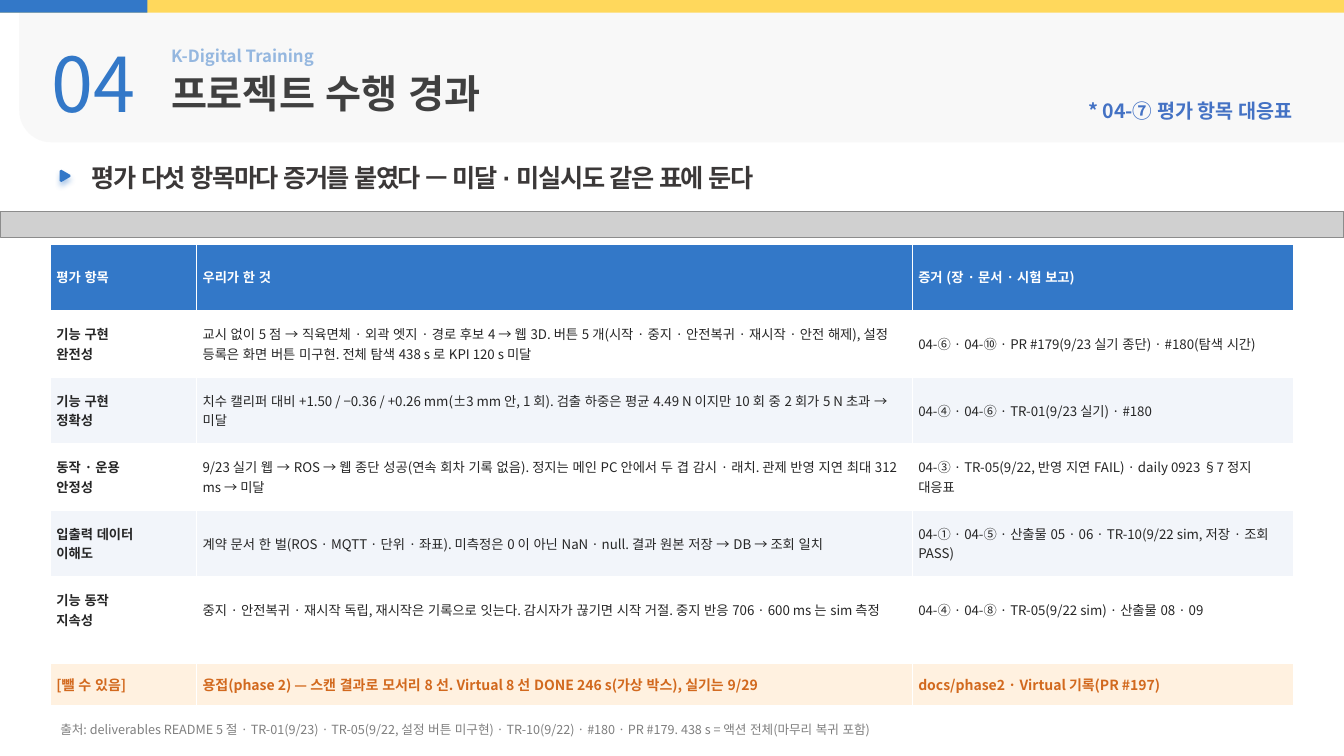
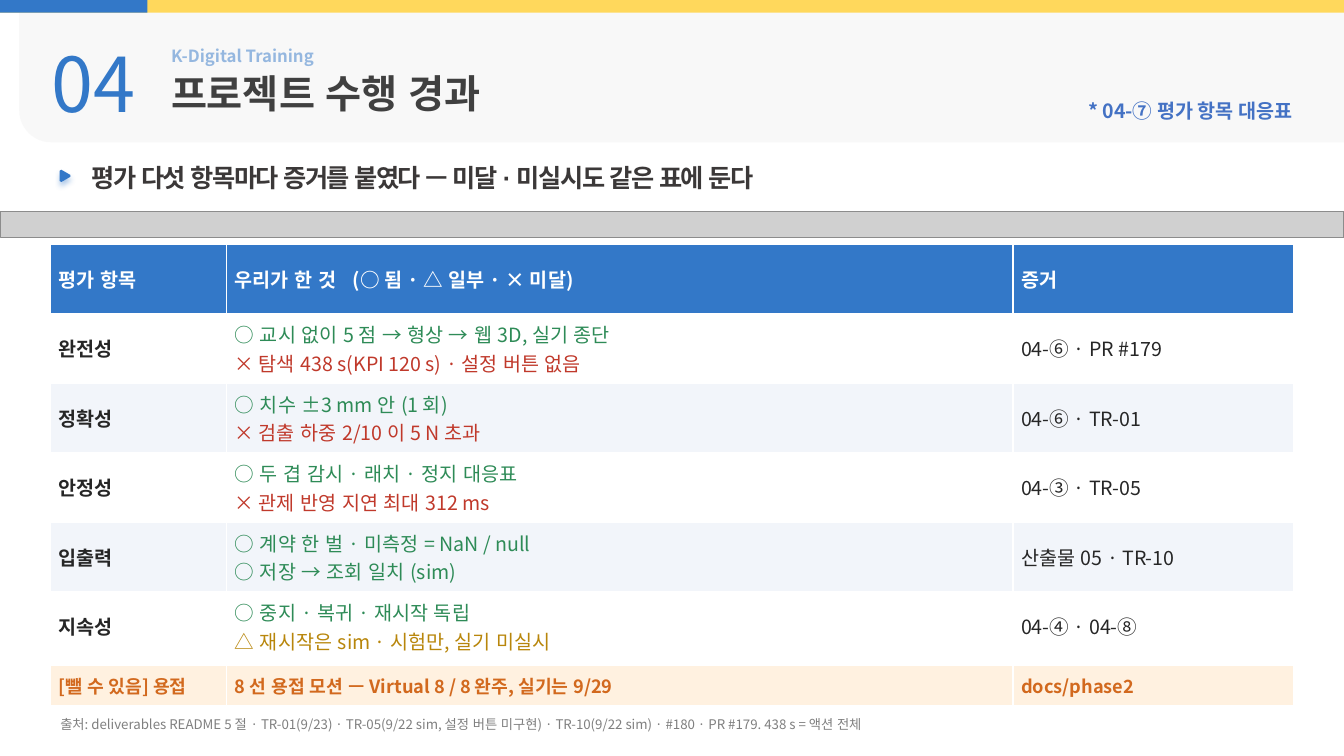
Before and after one commit to yujh5537/rokey_cobot1_Weld-Made, a slide deck: slide 14 of docs/presentation/slides-byeonghu.pptx. Drawn at 1344x756 pixels with LibreOffice and Linux fonts; fonts in the diff are those of the drawing; grey boxes stand for pictures; background and template pictures are left out. Boxes give left, top, right and bottom in pixels: in the first picture for what was removed or moved away, otherwise in the second. Text is boxed around its words. In the diff, an @@ line names an element or a change of style, - is before the commit and + after.

```diff
--- a/docs/presentation/slides-byeonghu.pptx
+++ b/docs/presentation/slides-byeonghu.pptx
@@ table at <box>50,244,1294,661</box> @@
-row 1, column 2: 우리가 한 것
+row 1, column 2: 우리가 한 것 (○ 됨 · △ 일부 · × 미달)
-row 1, column 3: 증거 (장 · 문서 · 시험 보고)
+row 1, column 3: 증거
-row 2: 기능 구현 / 완전성 | 교시 없이 5 점 → 직육면체 · 외곽 엣지 · 경로 후보 4 → 웹 3D. 버튼 5 개(시작 · 중지 · 안전복귀 · 재시작 · 안전 해제), 설정 등록은 화면 버튼 미구현. 전체 탐색 438 s 로 KPI 120 s 미달 | 04-⑥ · 04-⑩ · PR #179(9/23 실기 종단) · #180(탐색 시간)
+row 2: 완전성 | ○ 교시 없이 5 점 → 형상 → 웹 3D, 실기 종단 / × 탐색 438 s(KPI 120 s) · 설정 버튼 없음 | 04-⑥ · PR #179
-row 3: 기능 구현 / 정확성 | 치수 캘리퍼 대비 +1.50 / −0.36 / +0.26 mm(±3 mm 안, 1 회). 검출 하중은 평균 4.49 N 이지만 10 회 중 2 회가 5 N 초과 → 미달 | 04-④ · 04-⑥ · TR-01(9/23 실기) · #180
+row 3: 정확성 | ○ 치수 ±3 mm 안 (1 회) / × 검출 하중 2/10 이 5 N 초과 | 04-⑥ · TR-01
-row 4: 동작 · 운용 / 안정성 | 9/23 실기 웹 → ROS → 웹 종단 성공(연속 회차 기록 없음). 정지는 메인 PC 안에서 두 겹 감시 · 래치. 관제 반영 지연 최대 312 ms → 미달 | 04-③ · TR-05(9/22, 반영 지연 FAIL) · daily 0923 §7 정지 대응표
+row 4: 안정성 | ○ 두 겹 감시 · 래치 · 정지 대응표 / × 관제 반영 지연 최대 312 ms | 04-③ · TR-05
-row 5: 입출력 데이터 / 이해도 | 계약 문서 한 벌(ROS · MQTT · 단위 · 좌표). 미측정은 0 이 아닌 NaN · null. 결과 원본 저장 → DB → 조회 일치 | 04-① · 04-⑤ · 산출물 05 · 06 · TR-10(9/22 sim, 저장 · 조회 PASS)
+row 5: 입출력 | ○ 계약 한 벌 · 미측정 = NaN / null / ○ 저장 → 조회 일치 (sim) | 산출물 05 · TR-10
-row 6: 기능 동작 / 지속성 | 중지 · 안전복귀 · 재시작 독립, 재시작은 기록으로 잇는다. 감시자가 끊기면 시작 거절. 중지 반응 706 · 600 ms 는 sim 측정 | 04-④ · 04-⑧ · TR-05(9/22 sim) · 산출물 08 · 09
+row 6: 지속성 | ○ 중지 · 복귀 · 재시작 독립 / △ 재시작은 sim · 시험만, 실기 미실시 | 04-④ · 04-⑧
@@ size 9.5 to 14 pt in "평가 항목" @@
@@ table at <box>50,665,1294,706</box> @@
-row 1: [뺄 수 있음] | 용접(phase 2) — 스캔 결과로 모서리 8 선. Virtual 8 선 DONE 246 s(가상 박스), 실기는 9/29 | docs/phase2 · Virtual 기록(PR #197)
+row 1: [뺄 수 있음] 용접 | 8 선 용접 모션 — Virtual 8 / 8 완주, 실기는 9/29 | docs/phase2
@@ text at <box>60,718,861,732</box>: text changed; size 9 to 9.5 pt @@
-출처: deliverables README 5 절 · TR-01(9/23) · TR-05(9/22, 설정 버튼 미구현) · TR-10(9/22) · #180 · PR #179. 438 s = 액션 전체(마무리 복귀 포함)
+출처: deliverables README 5 절 · TR-01(9/23) · TR-05(9/22 sim, 설정 버튼 미구현) · TR-10(9/22 sim) · #180 · PR #179. 438 s = 액션 전체
```
Also in this commit, not shown: 16 other slides changed, 27 other files.
